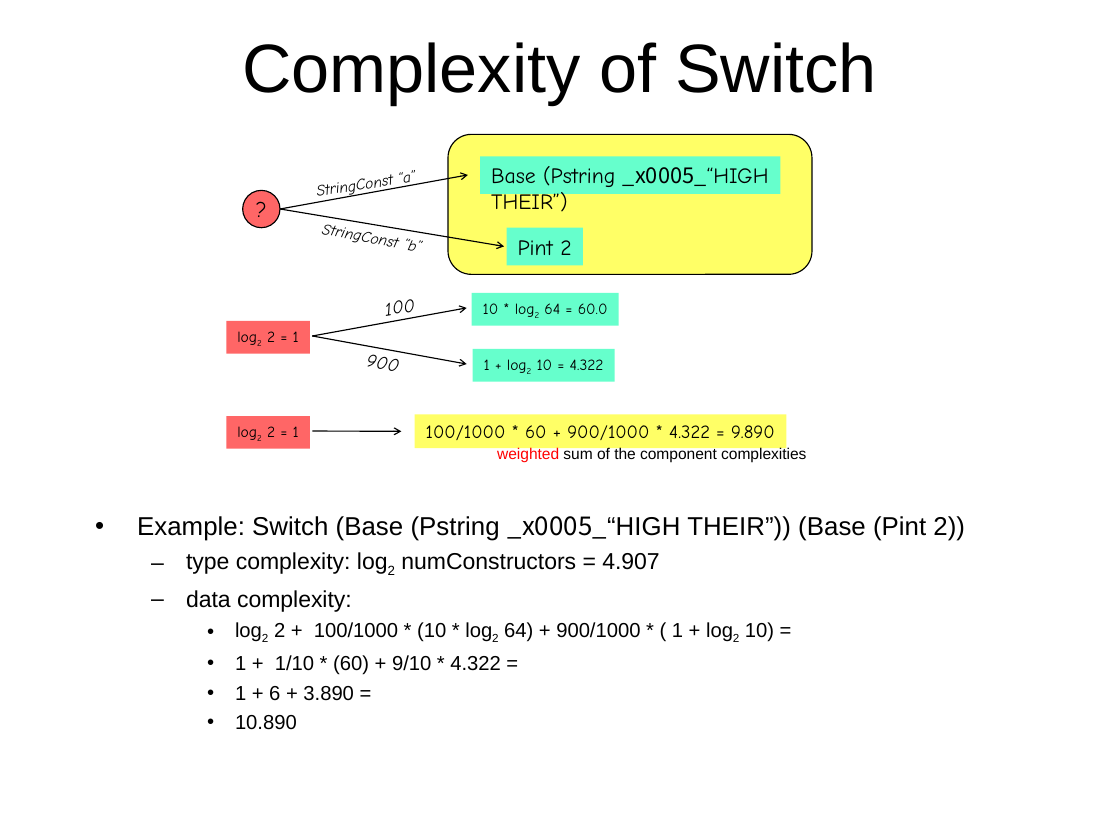
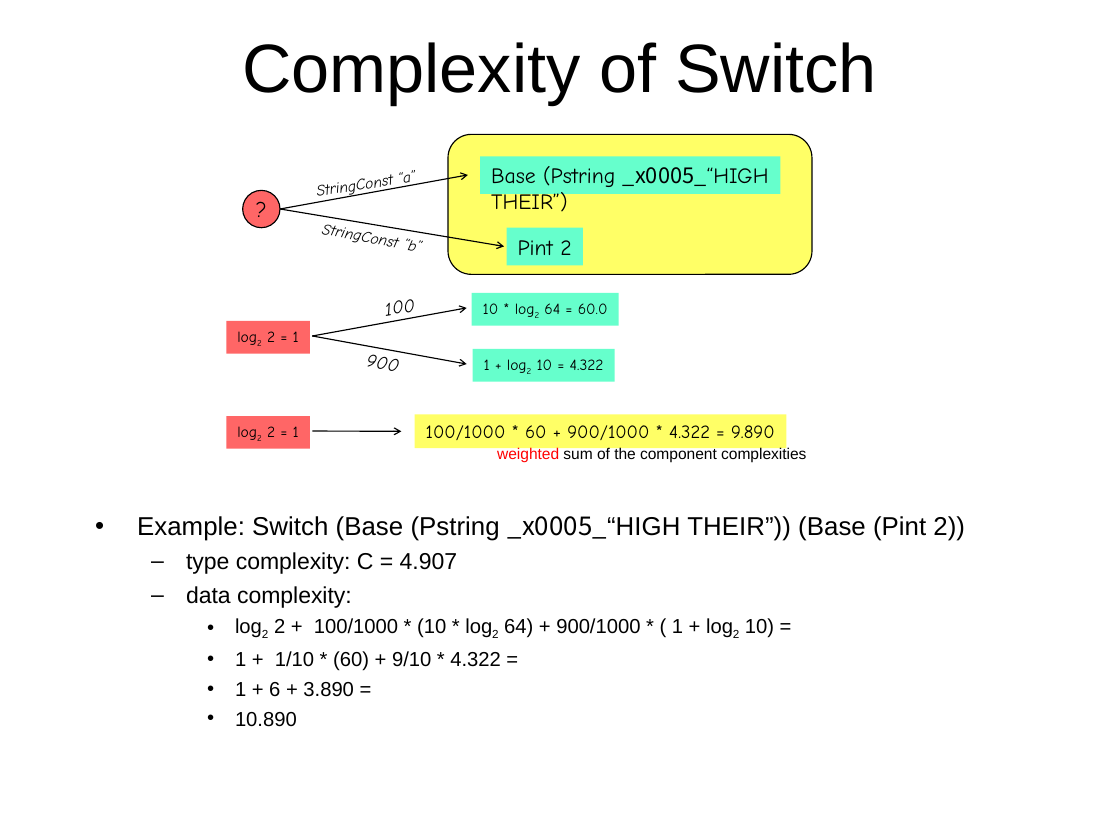
Before and after one commit to cornell-pl/forest, a slide deck: slide 8 of pads/documents/scoring/Comparisons.ppt. Drawn at 1120x840 pixels with LibreOffice and Linux fonts; fonts in the diff are those of the drawing. Boxes give left, top, right and bottom in pixels: in the first picture for what was removed or moved away, otherwise in the second. Text is boxed around its words. In the diff, an @@ line names an element or a change of style, - is before the commit and + after.

```diff
--- a/pads/documents/scoring/Comparisons.ppt
+++ b/pads/documents/scoring/Comparisons.ppt
@@ text at (x1=186, y1=552, x2=457, y2=574): text changed @@
-  – type complexity: log2 numConstructors = 4.907
+  – type complexity: C = 4.907
```
Also in this commit, not shown: 11 other slides changed, 1 slide removed.
